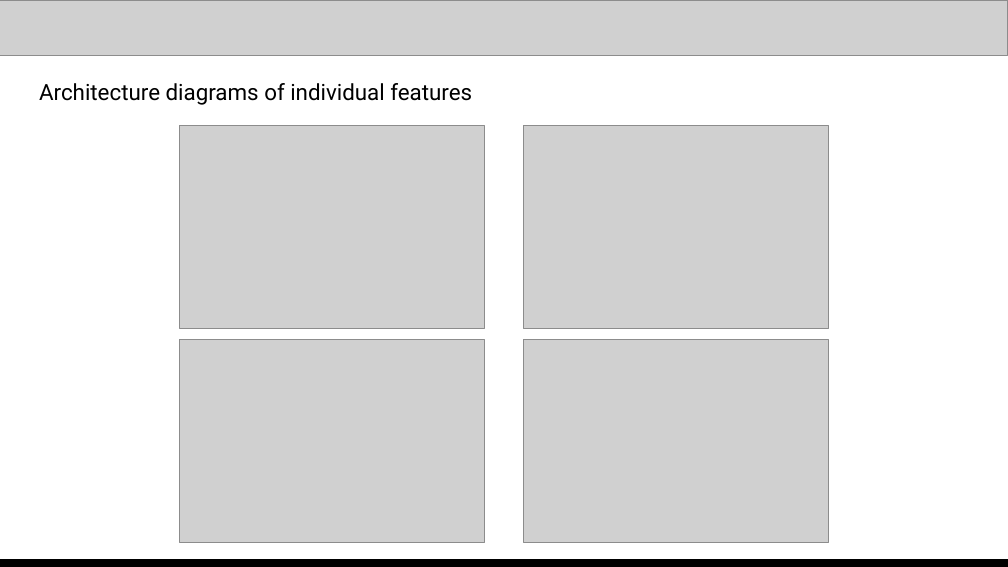
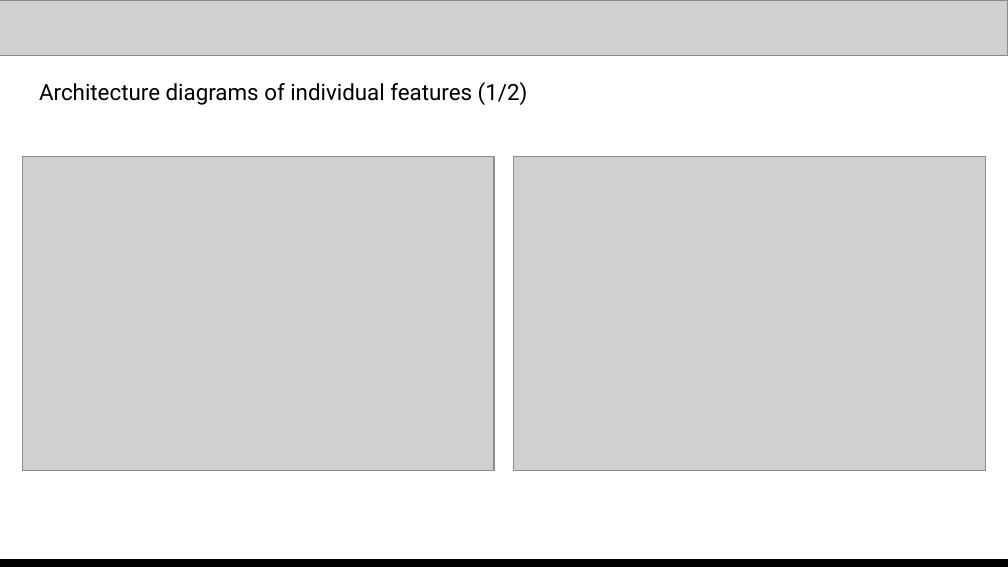
Before and after one commit to The-OWLabs/twin-forge-ai, a slide deck: slide 7 of docs/TwinForge_AI_Builder_Cup.pptx. Drawn at 1008x567 pixels with LibreOffice and Linux fonts; fonts in the diff are those of the drawing; grey boxes stand for pictures. Boxes give left, top, right and bottom in pixels: in the first picture for what was removed or moved away, otherwise in the second. Text is boxed around its words. In the diff, an @@ line names an element or a change of style, - is before the commit and + after.

Commit message:
docs: split feature architecture diagrams across 2 slides side-by-side for improved legibility

```diff
--- a/docs/TwinForge_AI_Builder_Cup.pptx
+++ b/docs/TwinForge_AI_Builder_Cup.pptx
@@ text at (39,82,528,105): text changed @@
-Architecture diagrams of individual features
+Architecture diagrams of individual features (1/2)
@@ picture: place and size @@
-picture at (179,126,484,329)
+picture at (22,156,494,471)
@@ picture: place and size @@
-picture at (524,126,829,329)
+picture at (514,156,986,471)
@@ picture removed at (179,340,484,542) @@
@@ picture removed at (524,340,829,542) @@
```
Also in this commit, not shown: 1 slide added.
